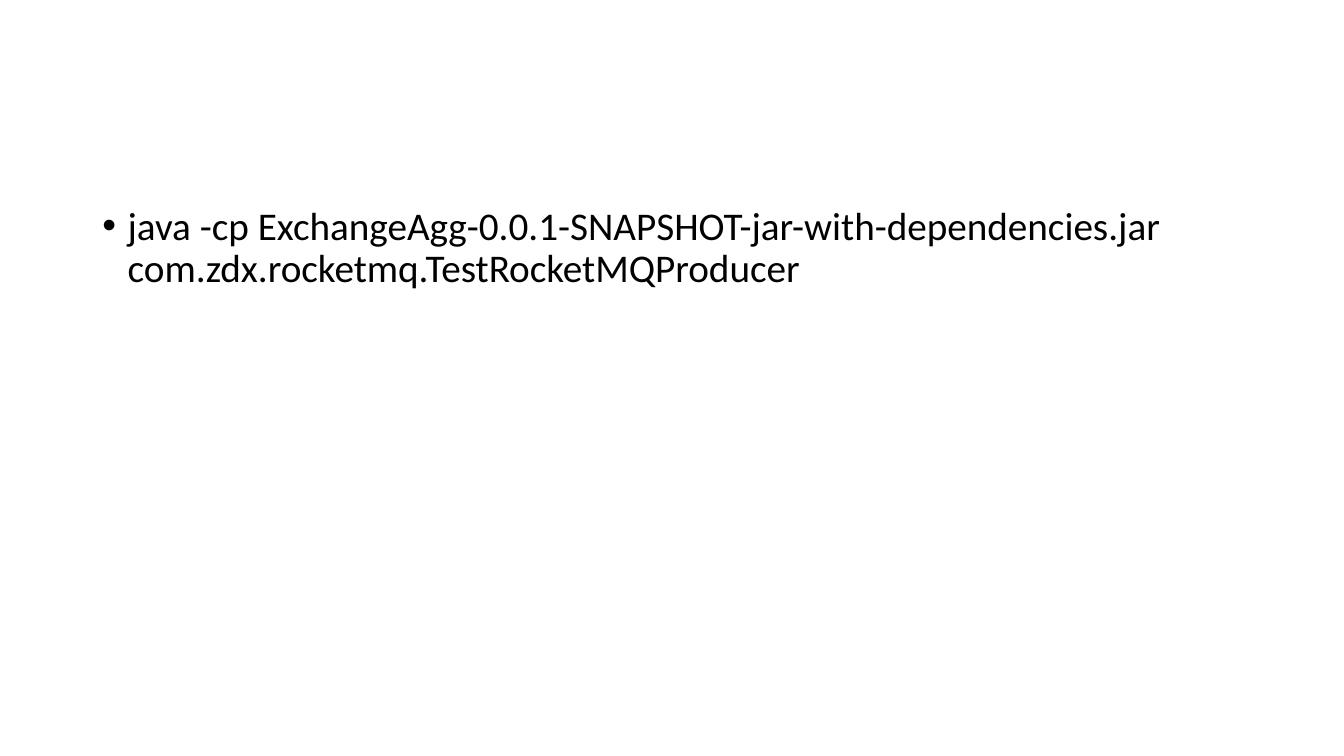
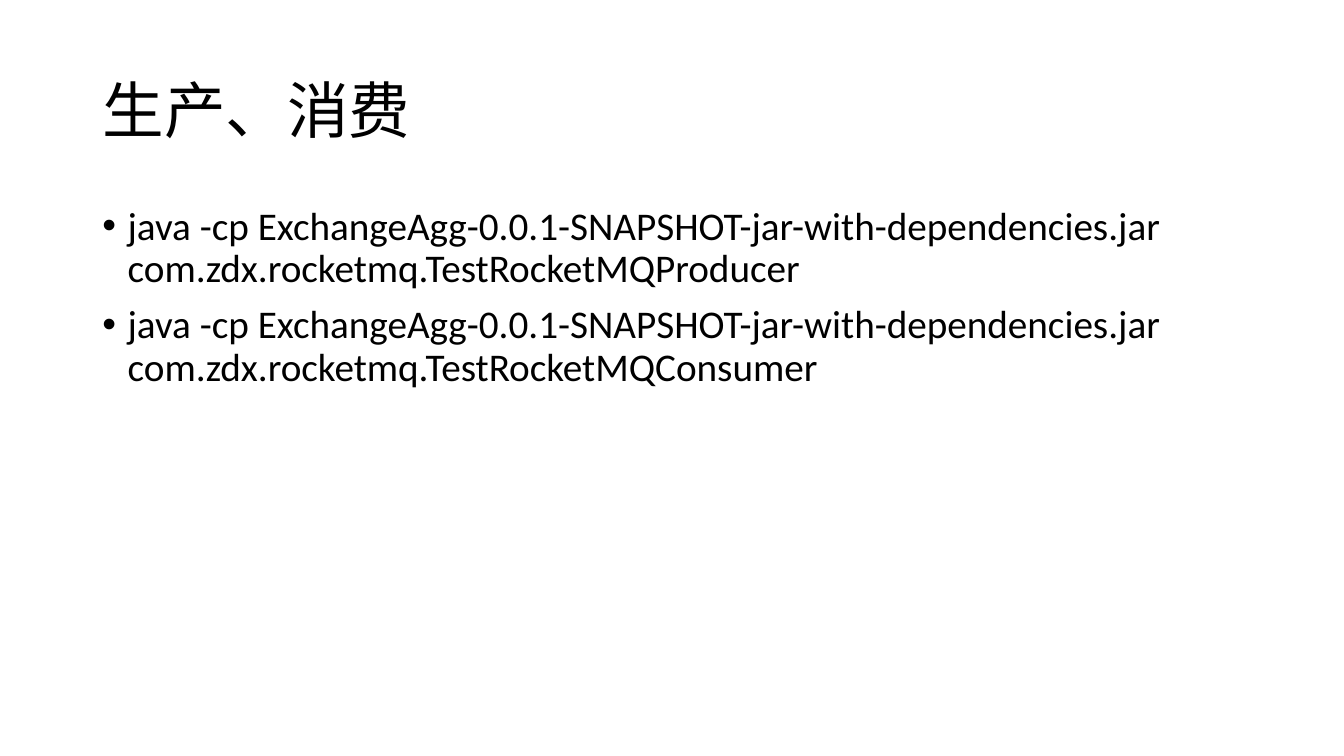
Before and after one commit to csliangdu/ExchangeAgg, a slide deck: slide 11 of doc/Coin.pptx. Drawn at 1344x756 pixels with LibreOffice and Linux fonts; fonts in the diff are those of the drawing. Boxes give left, top, right and bottom in pixels: in the first picture for what was removed or moved away, otherwise in the second. Text is boxed around its words. In the diff, an @@ line names an element or a change of style, - is before the commit and + after.

```diff
--- a/doc/Coin.pptx
+++ b/doc/Coin.pptx
@@ title added at <box>102,81,410,138</box>, 44 pt, text #000000 @@
+生产、消费
@@ text at <box>128,310,1160,388</box>: paragraph added @@
+• java -cp ExchangeAgg-0.0.1-SNAPSHOT-jar-with-dependencies.jar com.zdx.rocketmq.TestRocketMQConsumer
```
Also in this commit, not shown: 7 other slides changed, 1 other file.
